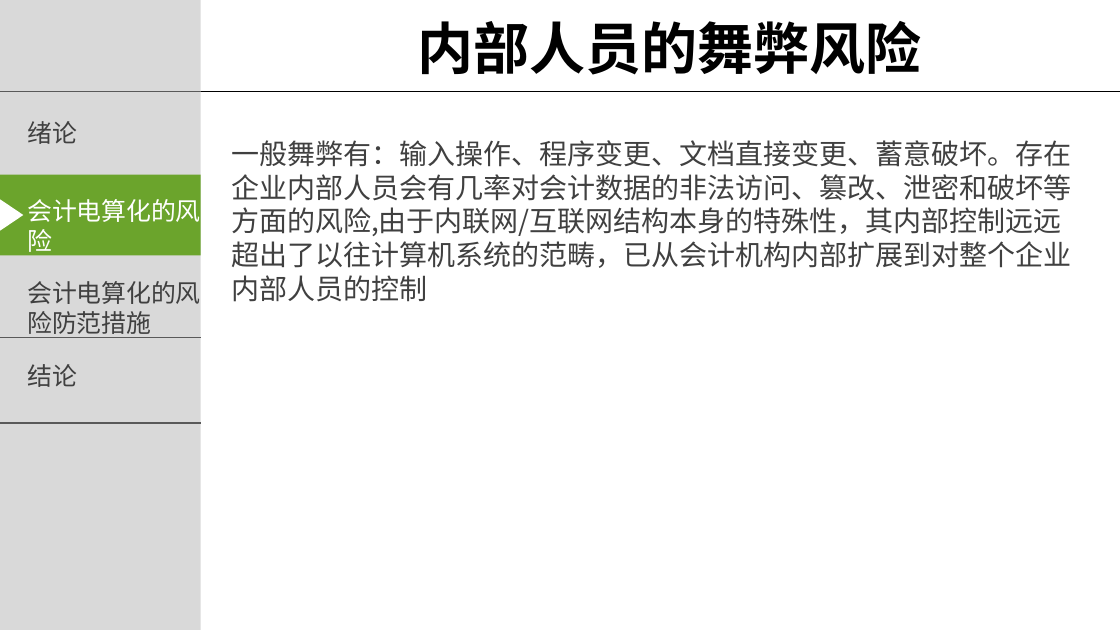
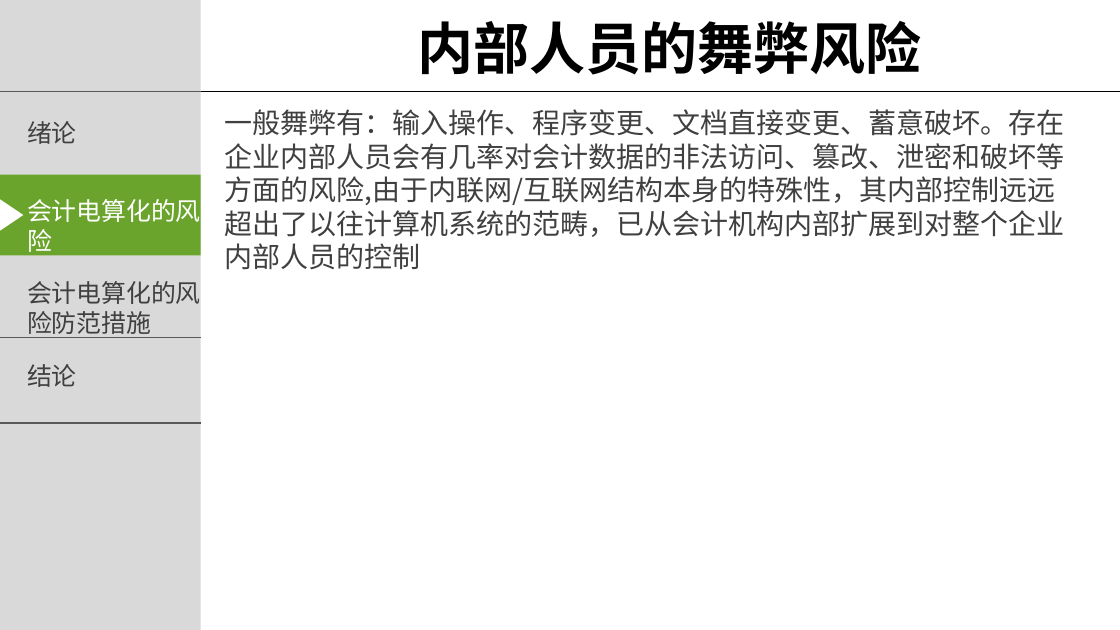
Before and after one commit to cnishop/d2src, a slide deck: slide 16 of 论文/毕业答辩.pptx. Drawn at 1120x630 pixels with LibreOffice and Linux fonts; fonts in the diff are those of the drawing; background and template pictures are left out. Boxes give left, top, right and bottom in pixels: in the first picture for what was removed or moved away, otherwise in the second. Text is boxed around its words. In the diff, an @@ line names an element or a change of style, - is before the commit and + after.

```diff
--- a/论文/毕业答辩.pptx
+++ b/论文/毕业答辩.pptx
@@ text "一般舞弊有：输入操作、程序变更、文档直接变更、蓄意破坏。存在企业内部人员会有几率对会计数据的非法访问、篡改、泄密和破坏等 ...": place and size @@
-text "一般舞弊有：输入操作、程序变更、文档直接变更、蓄意破坏。存在企业内部人员会有几率对会计数据的非法访问、篡改、泄密和破坏等 ..." at <box>231,140,1071,302</box>
+text "一般舞弊有：输入操作、程序变更、文档直接变更、蓄意破坏。存在企业内部人员会有几率对会计数据的非法访问、篡改、泄密和破坏等 ..." at <box>225,109,1065,270</box>
```
Also in this commit, not shown: 10 other slides changed, 7 slides added, 16 slides removed, 1 other file.
